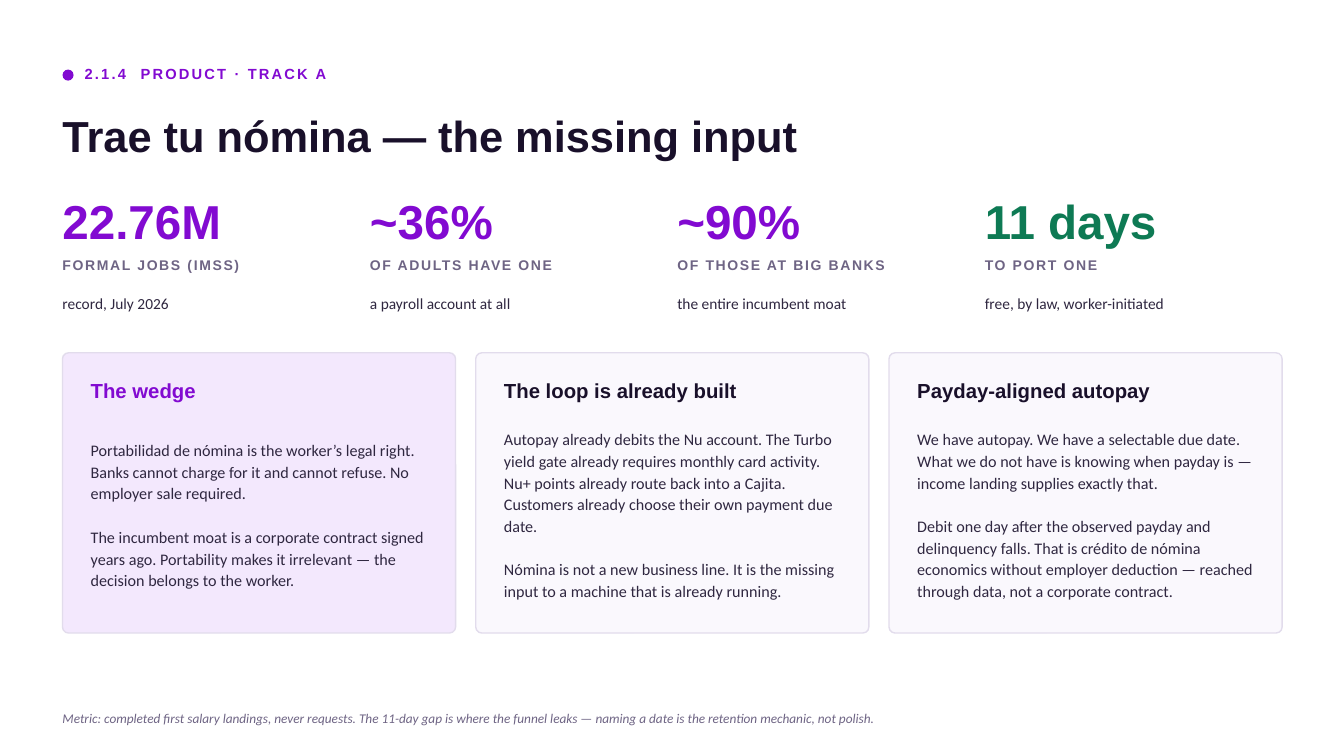
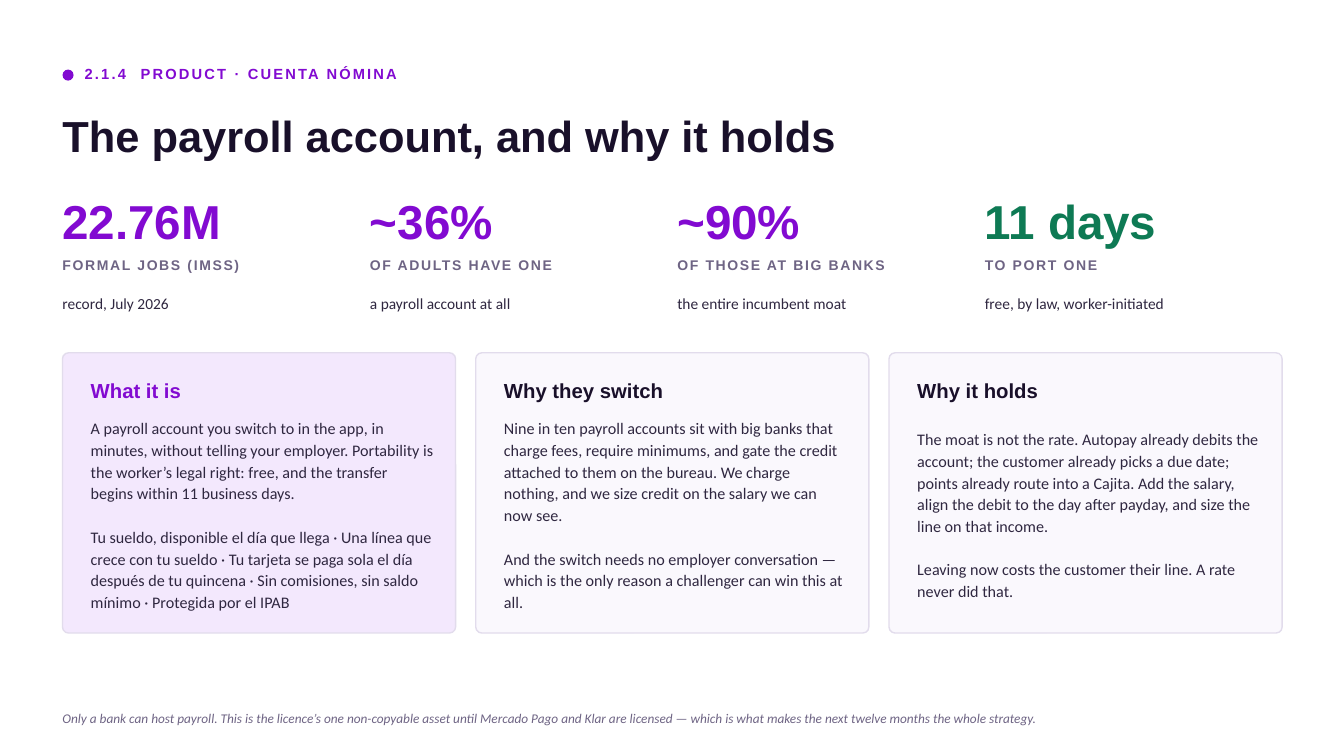
Before and after one commit to cemorr10-debug/nubank-case-prep, a slide deck: slide 9 of deck/Core_Mexico_Business_Case.pptx. Drawn at 1344x756 pixels with LibreOffice and Linux fonts; fonts in the diff are those of the drawing. Boxes give left, top, right and bottom in pixels: in the first picture for what was removed or moved away, otherwise in the second. Text is boxed around its words. In the diff, an @@ line names an element or a change of style, - is before the commit and + after.

```diff
--- a/deck/Core_Mexico_Business_Case.pptx
+++ b/deck/Core_Mexico_Business_Case.pptx
@@ text at box(85, 68, 126, 79): text changed @@
-2.1.4 PRODUCT · TRACK A
+2.1.4 PRODUCT · CUENTA NÓMINA
@@ text at box(62, 120, 836, 160): text changed @@
-Trae tu nómina — the missing input
+The payroll account, and why it holds
@@ text at box(91, 383, 181, 398): text changed @@
-The wedge
+What it is
@@ text at box(504, 383, 663, 403): text changed @@
-The loop is already built
+Why they switch
@@ text at box(917, 383, 1038, 403): text changed @@
-Payday-aligned autopay
+Why it holds
@@ text at box(91, 423, 433, 611): text changed @@
-Portabilidad de nómina is the worker’s legal right. Banks cannot charge for it and cannot refuse. No employer sale required.
-The incumbent moat is a corporate contract signed years ago. Portability makes it irrelevant — the decision belongs to the worker.
+A payroll account you switch to in the app, in minutes, without telling your employer. Portability is the worker’s legal right: free, and the transfer begins within 11 business days.
+Tu sueldo, disponible el día que llega · Una línea que crece con tu sueldo · Tu tarjeta se paga sola el día después de tu quincena · Sin comisiones, sin saldo mínimo · Protegida por el IPAB
@@ text at box(504, 423, 843, 608): text changed @@
-Autopay already debits the Nu account. The Turbo yield gate already requires monthly card activity. Nu+ points already route back into a Cajita. Customers already choose their own payment due date.
-Nómina is not a new business line. It is the missing input to a machine that is already running.
+Nine in ten payroll accounts sit with big banks that charge fees, require minimums, and gate the credit attached to them on the bureau. We charge nothing, and we size credit on the salary we can now see.
+And the switch needs no employer conversation — which is the only reason a challenger can win this at all.
@@ text at box(917, 434, 1258, 597): text changed @@
-We have autopay. We have a selectable due date. What we do not have is knowing when payday is — income landing supplies exactly that.
-Debit one day after the observed payday and delinquency falls. That is crédito de nómina economics without employer deduction — reached through data, not a corporate contract.
+The moat is not the rate. Autopay already debits the account; the customer already picks a due date; points already route into a Cajita. Add the salary, align the debit to the day after payday, and size the line on that income.
+Leaving now costs the customer their line. A rate never did that.
@@ text at box(62, 714, 1036, 725): text changed @@
-Metric: completed first salary landings, never requests. The 11-day gap is where the funnel leaks — naming a date is the retention mechanic, not polish.
+Only a bank can host payroll. This is the licence’s one non-copyable asset until Mercado Pago and Klar are licensed — which is what makes the next twelve months the whole strategy.
```
Also in this commit, not shown: 1 other slide changed, 2 slides added, 1 slide removed, 3 other files.
